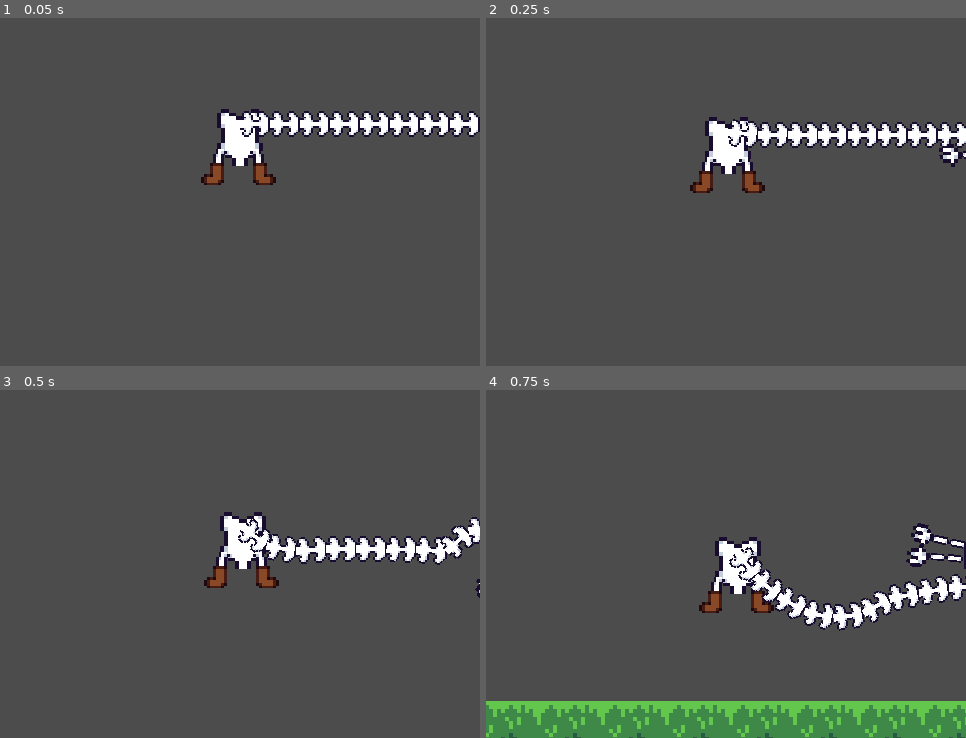
Above: before the commit, frames 1-4 (two rows, left to right).
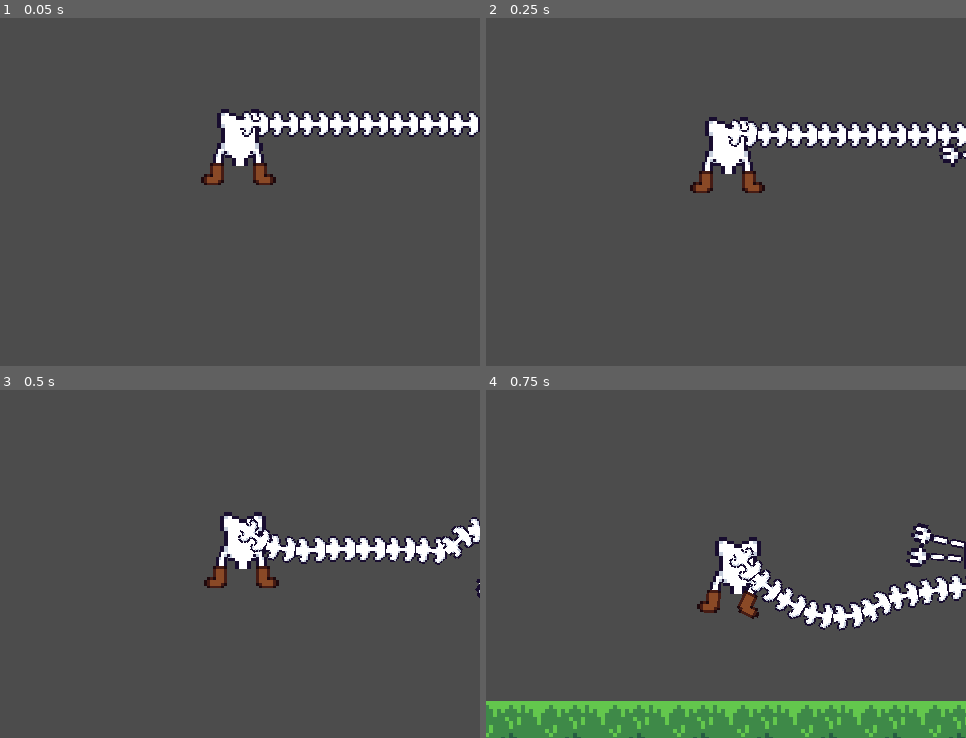
Above: after the commit, the same moments.

Repository: sfu-gdc/gmtk-2021-game
Game: Godot game, scene res://src/test/area1.tscn
Two runs of this game, one before a commit and one after it. Both use one fixed random seed, a clock stepped at 60 frames per second and the inputs below.
Inputs (mouse positions are in pixels of both pictures, inside the frame that each line leads up to):
- Up to frame 1 (0.05 s): no input
- Up to frame 2 (0.25 s): no input
- Up to frame 3 (0.5 s): no input
- Up to frame 4 (0.75 s): tap Enter at 0.5 s; move the mouse to (831, 473) at 0.52 s; hold D (move_right) from 0.53 s (still down); click (831, 473) at 0.6 s

Frames 1-3 are identical in both runs. In frame 4, 0.6% of the frame differs, in the area x 43-60%, y 53-66%.

Commit message:
Added animations to the legs

Diff:
--- /dev/null
+++ b/Player/HipL.gd
@@ -0,0 +1,16 @@
+extends Node2D
+
+
+# Declare member variables here. Examples:
+# var a = 2
+# var b = "text"
+
+
+# Called when the node enters the scene tree for the first time.
+func _ready():
+	pass # Replace with function body.
+
+
+# Called every frame. 'delta' is the elapsed time since the previous frame.
+#func _process(delta):
+#	pass
--- /dev/null
+++ b/Player/Leg1Sprite.gd
@@ -0,0 +1,18 @@
+extends Node2D
+
+# Declare member variables here. Examples:
+# var a = 2
+# var b = "text"
+var step = 0
+
+# Called when the node enters the scene tree for the first time.
+func _ready():
+	pass # Replace with function body.
+
+
+func _process(delta):
+	step += delta
+	if Input.is_action_pressed("move_left"):
+		rotation_degrees = -(15 + sin(step*20) * 15)
+	if Input.is_action_pressed("move_right"):
+		rotation_degrees = (15 + cos(step*20) * 15)
--- /dev/null
+++ b/Player/Leg2Sprite.gd
@@ -0,0 +1,18 @@
+extends Node2D
+
+# Declare member variables here. Examples:
+# var a = 2
+# var b = "text"
+var step = 0
+
+# Called when the node enters the scene tree for the first time.
+func _ready():
+	pass # Replace with function body.
+
+
+func _process(delta):
+	step += delta
+	if Input.is_action_pressed("move_left"):
+		rotation_degrees = -(15 + cos(step*20) * 15)
+	if Input.is_action_pressed("move_right"):
+		rotation_degrees = (15 + sin(step*20) * 15)
--- a/Player/Player.tscn
+++ b/Player/Player.tscn
@@ -1,7 +1,8 @@
-[gd_scene load_steps=23 format=2]
+[gd_scene load_steps=25 format=2]
 
 [ext_resource path="res://Player/Spine.tscn" type="PackedScene" id=1]
 [ext_resource path="res://Player/BodyPhysicsMaterial.tres" type="PhysicsMaterial" id=2]
+[ext_resource path="res://Player/Leg1Sprite.gd" type="Script" id=3]
 [ext_resource path="res://Player/HeadJoint.gd" type="Script" id=4]
 [ext_resource path="res://Player/Legs.gd" type="Script" id=5]
 [ext_resource path="res://Player/ButtJoint.gd" type="Script" id=6]
@@ -14,6 +15,7 @@
 [ext_resource path="res://Player/leg.png" type="Texture" id=13]
 [ext_resource path="res://Player/pelvis.png" type="Texture" id=14]
 [ext_resource path="res://Player/HeadParts.gd" type="Script" id=15]
+[ext_resource path="res://Player/Leg2Sprite.gd" type="Script" id=16]
 
 [sub_resource type="RectangleShape2D" id=1]
 extents = Vector2( 11, 11 )
@@ -151,14 +153,22 @@
 scale = Vector2( 3.8, 3.8 )
 texture = ExtResource( 14 )
 
-[node name="Leg1Sprite" type="Sprite" parent="Legs"]
-position = Vector2( -30, 30 )
+[node name="HipL" type="Node2D" parent="Legs"]
+position = Vector2( -15.5109, 10.4452 )
 scale = Vector2( 2.85, 2.85 )
+script = ExtResource( 3 )
+
+[node name="Leg1Sprite" type="Sprite" parent="Legs/HipL"]
+position = Vector2( -5.08389, 6.86133 )
 texture = ExtResource( 13 )
 
-[node name="Leg2Sprite" type="Sprite" parent="Legs"]
-position = Vector2( 30, 30 )
+[node name="HipR" type="Node2D" parent="Legs"]
+position = Vector2( 11.475, 10.4452 )
 scale = Vector2( 2.85, 2.85 )
+script = ExtResource( 16 )
+
+[node name="Leg2Sprite" type="Sprite" parent="Legs/HipR"]
+position = Vector2( 6.5, 6.86133 )
 texture = ExtResource( 13 )
 flip_h = true
 
@@ -256,6 +266,7 @@
 
 [node name="CollisionShape2D" type="CollisionShape2D" parent="Jaw"]
 shape = SubResource( 8 )
+
 [connection signal="body_entered" from="Hand1/Area2D" to="Hand1" method="_on_Area2D_body_entered"]
 [connection signal="body_exited" from="Hand1/Area2D" to="Hand1" method="_on_Area2D_body_exited"]
 [connection signal="body_entered" from="Hand2/Area2D" to="Hand2" method="_on_Area2D_body_entered"]
